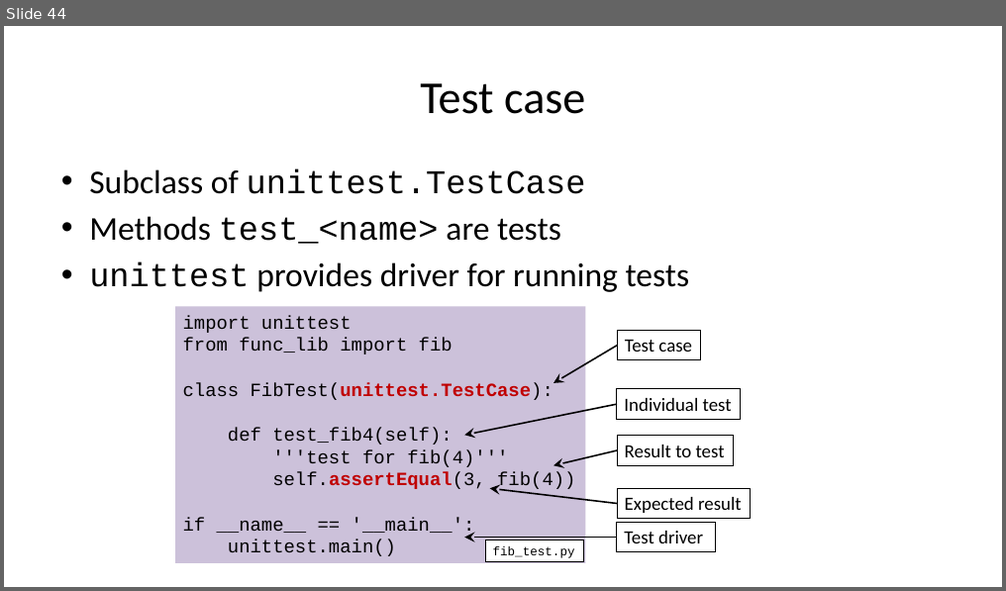
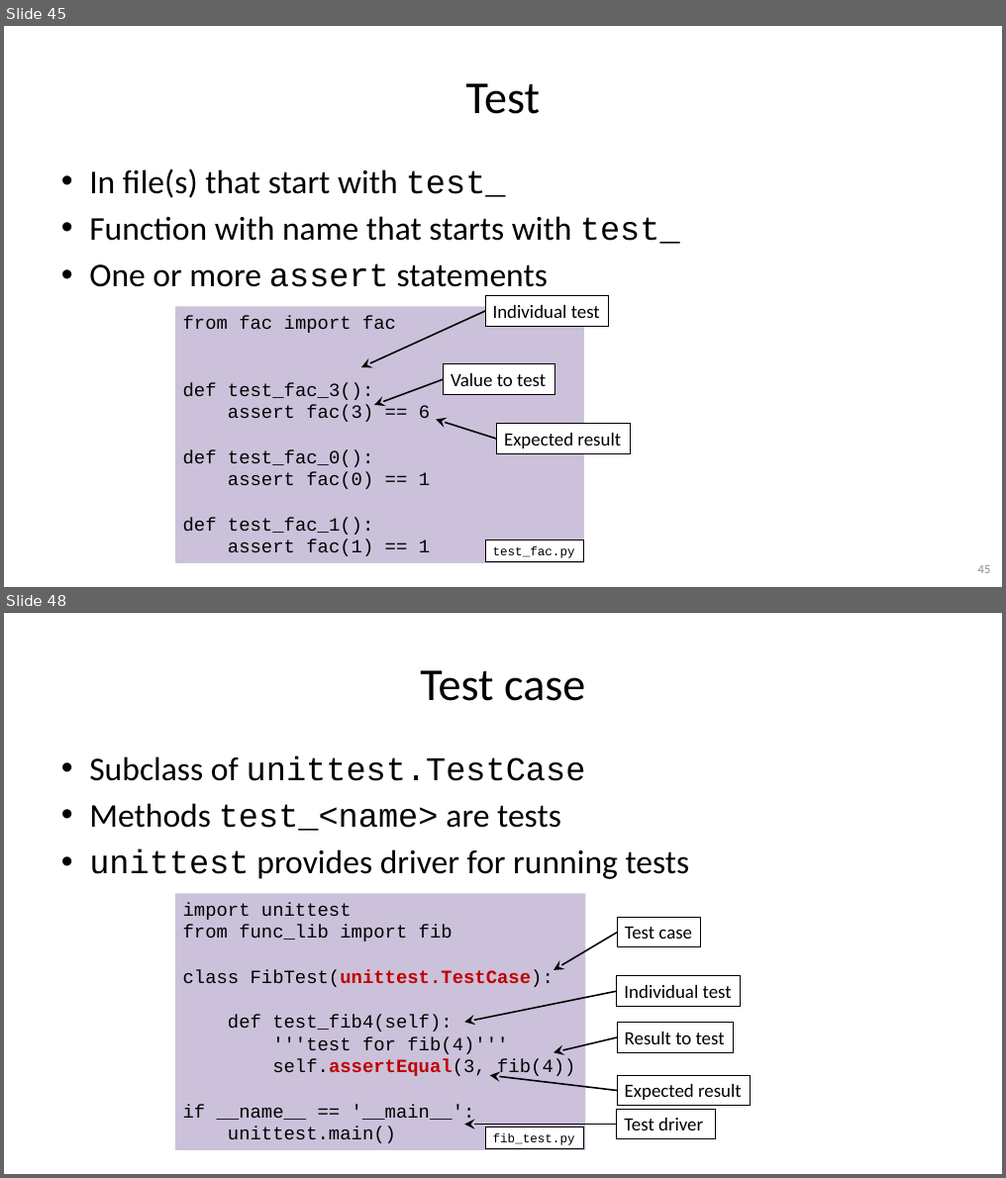
Before and after one commit to gjbex/Python-software-engineering, a slide deck: python_software_engineering.pptx. Shown one above the other, each under a label of ours: slide 44 before the commit, slides 45 and 48 after it; the slides between them are not shown. The pictures are 1006x591 and 1006x1178 pixels, drawn with LibreOffice and Linux fonts; fonts in the diff are those of the drawing. Boxes give left, top, right and bottom in pixels: in the first picture for what was removed or moved away, otherwise in the second. Text is boxed around its words. In the diff, an @@ line names an element or a change of style, - is before the commit and + after.

```diff
--- a/python_software_engineering.pptx
+++ b/python_software_engineering.pptx
@@ slide 45 added at (4, 26, 1002, 587), background #FFFFFF @@
@@ title added at (466, 83, 540, 114), 44 pt, text #000000 @@
+Test
@@ text added at (89, 169, 680, 287), 32 pt, text #000000 @@
+• In file(s) that start with test_
+• Function with name that starts with test_
+• One or more assert statements
@@ rectangle added at (175, 307, 584, 564), fill #CCC1DA, 18 pt, text #000000 @@
+from fac import fac
+def test_fac_3():
+assert fac(3) == 6
+def test_fac_0():
+assert fac(0) == 1
+def test_fac_1():
+assert fac(1) == 1
@@ arrow added from (485, 311) to (361, 368), #000000 1.5 pt @@
@@ rectangle added at (485, 296, 609, 326), fill #FFFFFF, outline #000000 0.75 pt, 18 pt, text #000000 @@
+Individual test
@@ arrow added from (444, 379) to (374, 405), #000000 1.5 pt @@
@@ rectangle added at (444, 365, 555, 394), fill #FFFFFF, outline #000000 0.75 pt, 18 pt, text #000000 @@
+Value to test
@@ arrow added from (497, 439) to (436, 420), #000000 1.5 pt @@
@@ rectangle added at (497, 424, 630, 455), fill #FFFFFF, outline #000000 0.75 pt, 18 pt, text #000000 @@
+Expected result
@@ rectangle added at (485, 541, 584, 563), fill #FFFFFF, outline #000000 0.75 pt, 12 pt, text #000000 @@
+test_fac.py
@@ page number added at (978, 566, 991, 573), 12 pt, text #8C8C8C @@
+45
@@ what was slide 44 is now slide 48 @@
```
Also in this commit, not shown: 1 slide changed, 3 other slides added.
